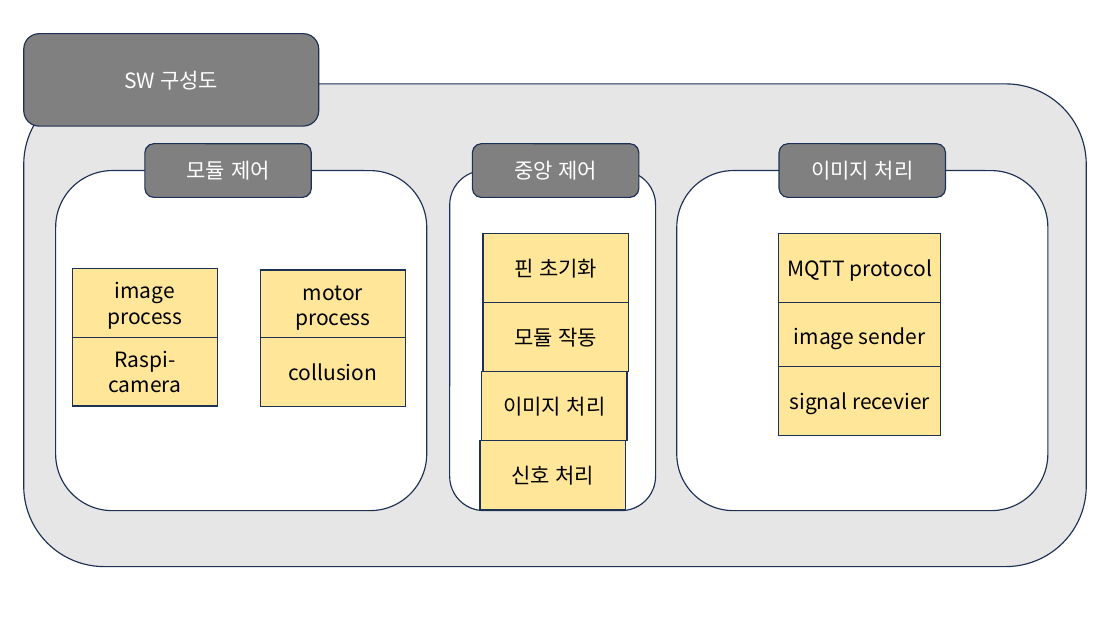
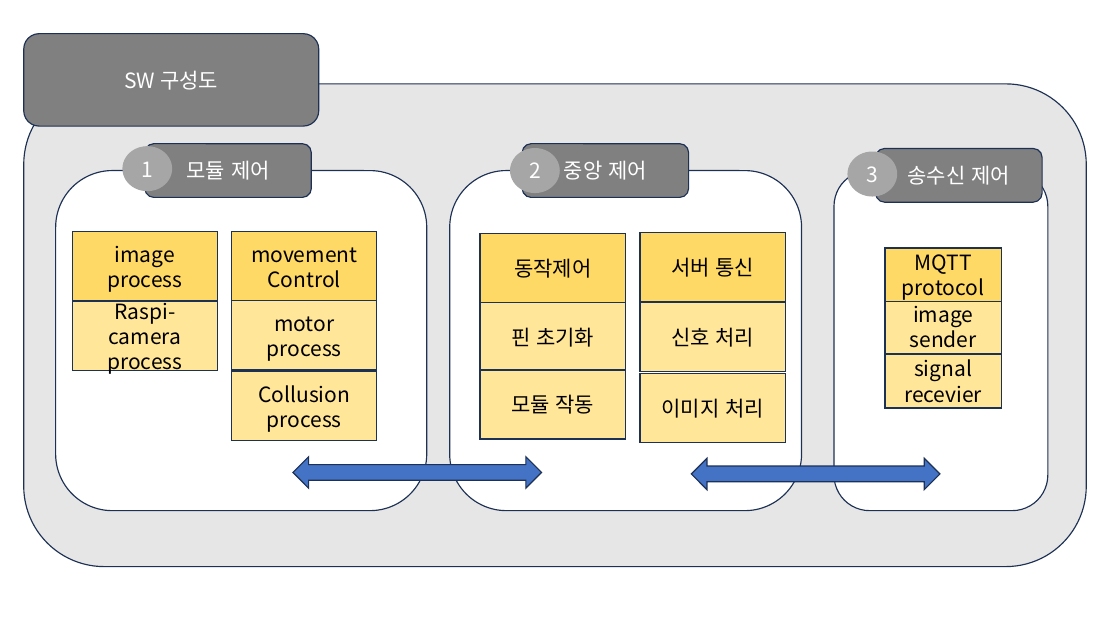
Before and after one commit to kang-beep/SmartForm_CameraModule, a slide deck: slide 4 of 스마트팜 카메라 모듈 구성도.pptx (slide 3 before the commit). Drawn at 1120x630 pixels with LibreOffice and Linux fonts; fonts in the diff are those of the drawing. Boxes give left, top, right and bottom in pixels: in the first picture for what was removed or moved away, otherwise in the second. Text is boxed around its words. In the diff, an @@ line names an element or a change of style, - is before the commit and + after.

```diff
--- a/스마트팜 카메라 모듈 구성도.pptx
+++ b/스마트팜 카메라 모듈 구성도.pptx
@@ ellipse added at (123,147,171,191), fill #A6A6A6, outline #A6A6A6 1 pt, 18 pt, text #FFFFFF @@
+1
@@ ellipse added at (511,149,560,192), fill #A6A6A6, outline #A6A6A6 1 pt, 18 pt, text #FFFFFF @@
+2
@@ rounded rectangle "중앙 제어": place and size @@
-rounded rectangle "중앙 제어" at (472,144,639,197)
+rounded rectangle "중앙 제어" at (523,144,689,197)
@@ rounded rectangle "송수신 제어": place and size @@
-rounded rectangle "송수신 제어" at (779,144,945,197)
+rounded rectangle "송수신 제어" at (875,149,1042,202)
@@ rounded rectangle: place and size @@
-rounded rectangle at (450,171,655,511)
+rounded rectangle at (450,171,802,511)
@@ rounded rectangle: place and size @@
-rounded rectangle at (677,171,1049,511)
+rounded rectangle at (834,171,1049,511)
@@ ellipse added at (849,152,897,196), fill #A6A6A6, outline #A6A6A6 1 pt, 18 pt, text #FFFFFF @@
+3
@@ text in rounded rectangle at (908,165,1010,185): text changed @@
-이미지 처리
+송수신 제어
@@ rectangle "image process": place and size @@
-rectangle "image process" at (72,269,218,338)
+rectangle "image process" at (72,232,218,301)
@@ rectangle "image process" at (72,232,218,301): fill #FFE699 to #FFD966 @@
@@ rectangle added at (232,232,377,301), fill #FFD966, outline #1E3256 1 pt, 18 pt, text #000000 @@
+movement
+Control
@@ rectangle added at (480,234,625,302), fill #FFD966, outline #1E3256 1 pt, 18 pt, text #000000 @@
+동작제어
@@ rectangle added at (640,233,786,302), fill #FFD966, outline #1E3256 1 pt, 18 pt, text #000000 @@
+서버 통신
@@ rectangle "MQTT protocol" at (886,248,1002,302): fill #FFE699 to #FFD966 @@
@@ rectangle "MQTT protocol": place and size @@
-rectangle "MQTT protocol" at (779,234,941,302)
+rectangle "MQTT protocol" at (886,248,1002,302)
@@ rectangle "Raspi-camera": place and size @@
-rectangle "Raspi-camera" at (72,337,218,406)
+rectangle "Raspi-camera" at (72,302,218,371)
@@ rectangle "motor": place and size @@
-rectangle "motor" at (260,271,406,339)
+rectangle "motor" at (232,301,377,370)
@@ rectangle "핀 초기화": place and size @@
-rectangle "핀 초기화" at (483,234,628,302)
+rectangle "핀 초기화" at (480,302,625,371)
@@ rectangle "신호 처리": place and size @@
-rectangle "신호 처리" at (480,441,625,510)
+rectangle "신호 처리" at (640,302,786,371)
@@ rectangle "image sender": place and size @@
-rectangle "image sender" at (779,302,941,371)
+rectangle "image sender" at (886,300,1002,354)
@@ text in rectangle at (107,357,182,375): paragraph added @@
+process
@@ rectangle "signal recevier": place and size @@
-rectangle "signal recevier" at (779,366,941,435)
+rectangle "signal recevier" at (886,354,1002,408)
@@ rectangle "Collusion": place and size @@
-rectangle "Collusion" at (260,338,406,407)
+rectangle "Collusion" at (232,372,377,441)
@@ text in rectangle at (258,385,350,432): text changed @@
-collusion
+Collusion
+process
@@ rectangle "모듈 작동": place and size @@
-rectangle "모듈 작동" at (483,302,628,371)
+rectangle "모듈 작동" at (480,370,625,439)
@@ rectangle "이미지 처리": place and size @@
-rectangle "이미지 처리" at (481,371,627,440)
+rectangle "이미지 처리" at (640,374,786,443)
@@ left right arrow added at (293,457,542,488), fill #4472C4, outline #1E3256 1 pt @@
@@ left right arrow added at (691,458,940,489), fill #4472C4, outline #1E3256 1 pt @@
```
Also in this commit, not shown: 2 other slides changed, 3 slides added, 1 slide removed.
